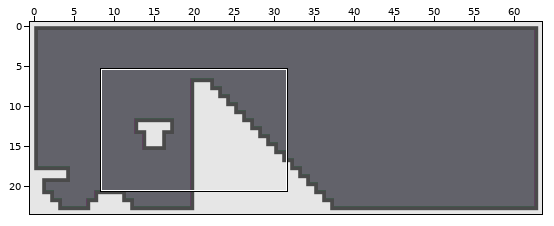
A Tiled map gets an edit: game/assets/maps/test_map_two.tmx. Above, an overview of the earlier version with the close-up marked.
Close-up. Before the commit:
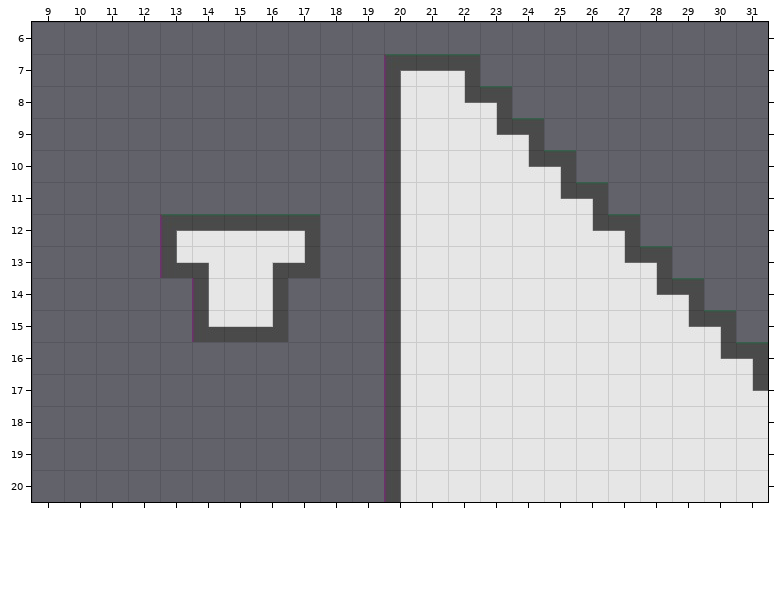
Cells are 32x32 px. Shown: x 9..31, y 6..20.
Now the later version:
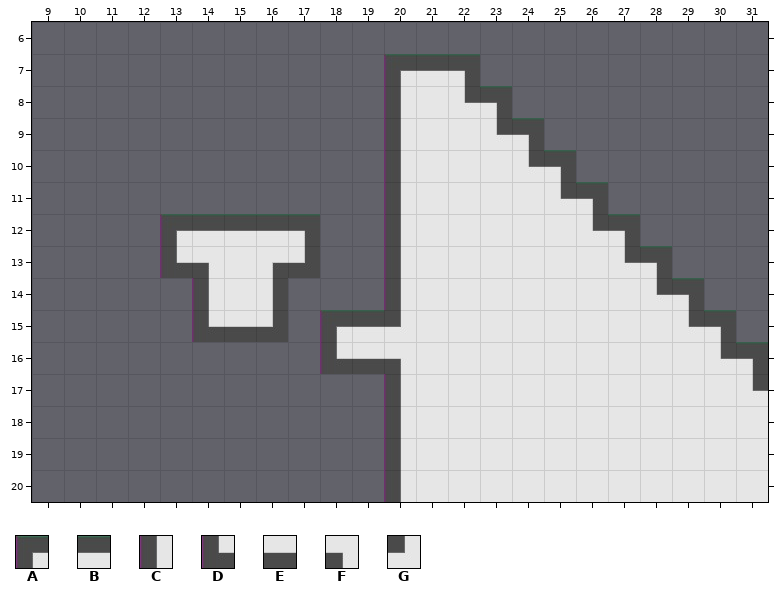
Key: from "allMyTiles": A 162, B 163, C 186, D 282, E 283, F 314, G 338.
_ is an empty cell.
The edit:
{"where": "layer \"groundLayer\""}
{"y":15,"x":18,"old":"__C","new":"ABG"}
{"y":16,"x":18,"old":"__C","new":"DEF"}
{"label":"changed","picture_box":[320,310,403,374]}
